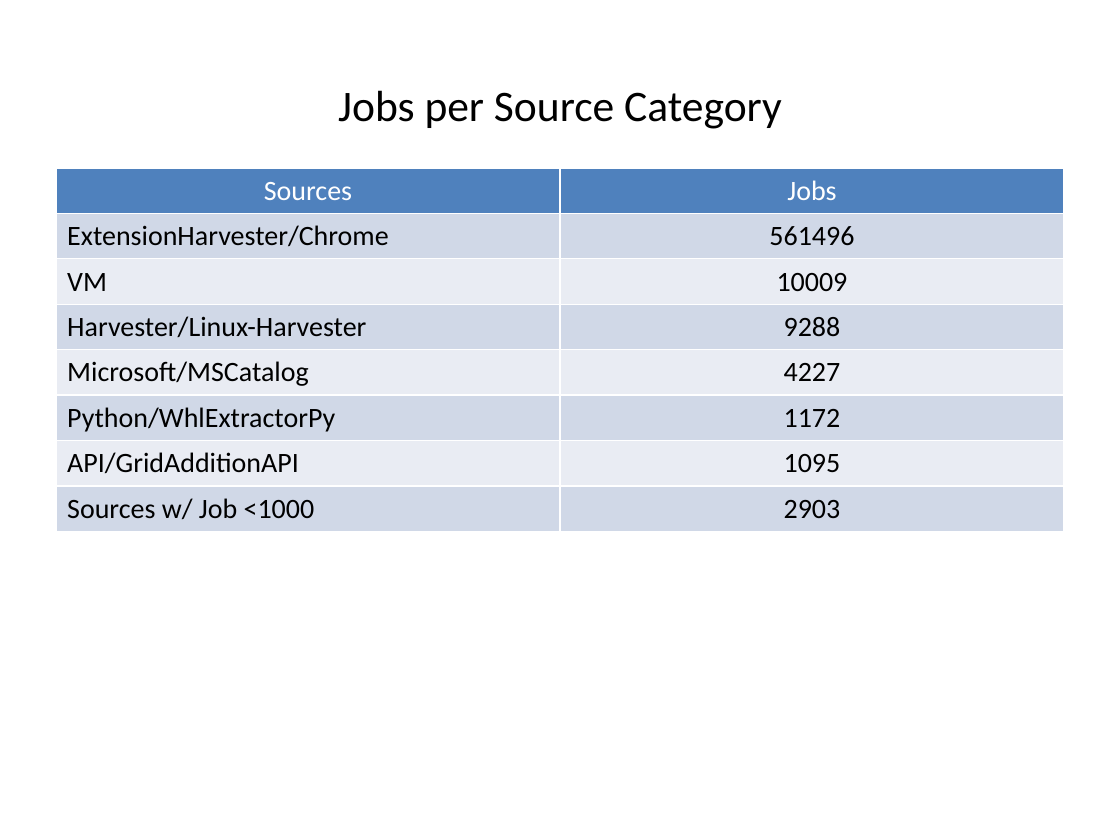
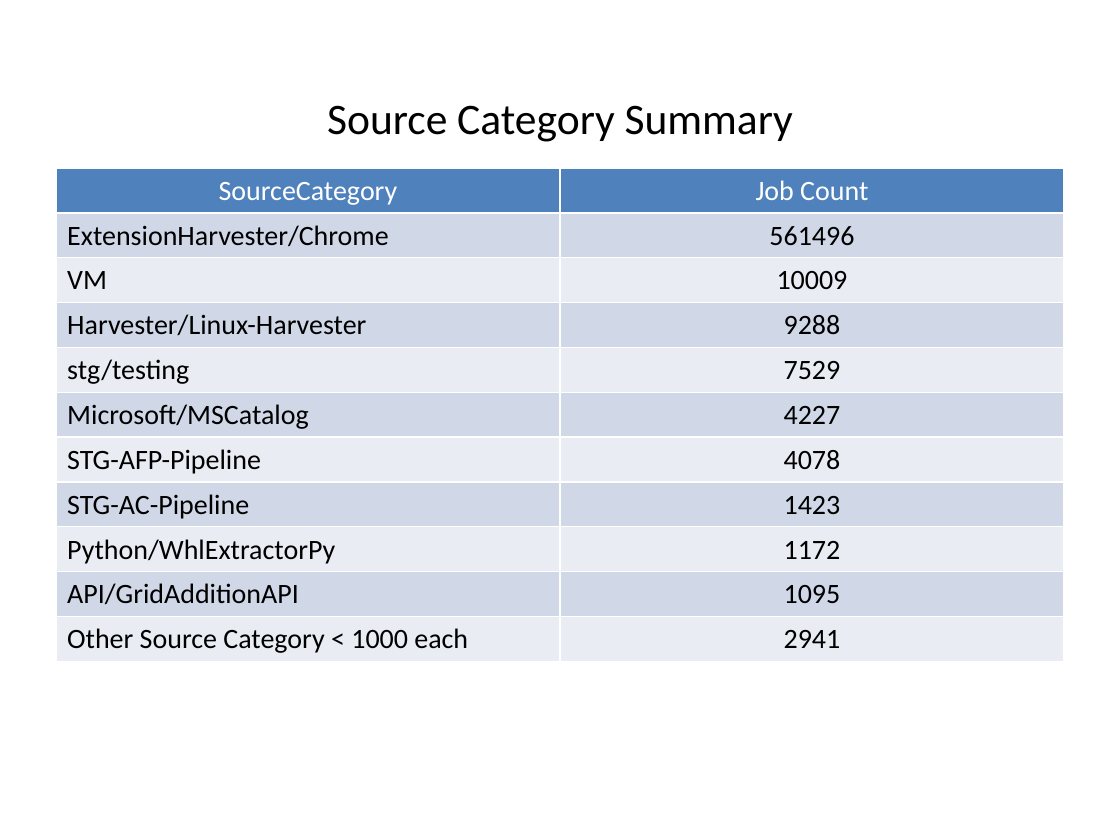
Before and after one commit to JezreelHazelEndaya/JRClient-, a slide deck: slide 4 of status_report.pptx (slide 7 before the commit). Drawn at 1120x840 pixels with LibreOffice and Linux fonts; fonts in the diff are those of the drawing. Boxes give left, top, right and bottom in pixels: in the first picture for what was removed or moved away, otherwise in the second. Text is boxed around its words. In the diff, an @@ line names an element or a change of style, - is before the commit and + after.

```diff
--- a/status_report.pptx
+++ b/status_report.pptx
@@ text at [327, 105, 793, 142]: text changed @@
-Jobs per Source Category
+Source Category Summary
@@ table at [56, 168, 1064, 657] @@
-row 1, column 1: Sources
+row 1, column 1: SourceCategory
-row 1, column 2: Jobs
+row 1, column 2: Job Count
+row 5: stg/testing | 7529
+row 7: STG-AFP-Pipeline | 4078
+row 8: STG-AC-Pipeline | 1423
-row 11, column 1: Sources w/ Job <1000
+row 11, column 1: Other Source Category < 1000 each
-row 11, column 2: 2903
+row 11, column 2: 2941
```
Also in this commit, not shown: 3 other slides changed, 2 slides added, 5 slides removed, 4 other files.
